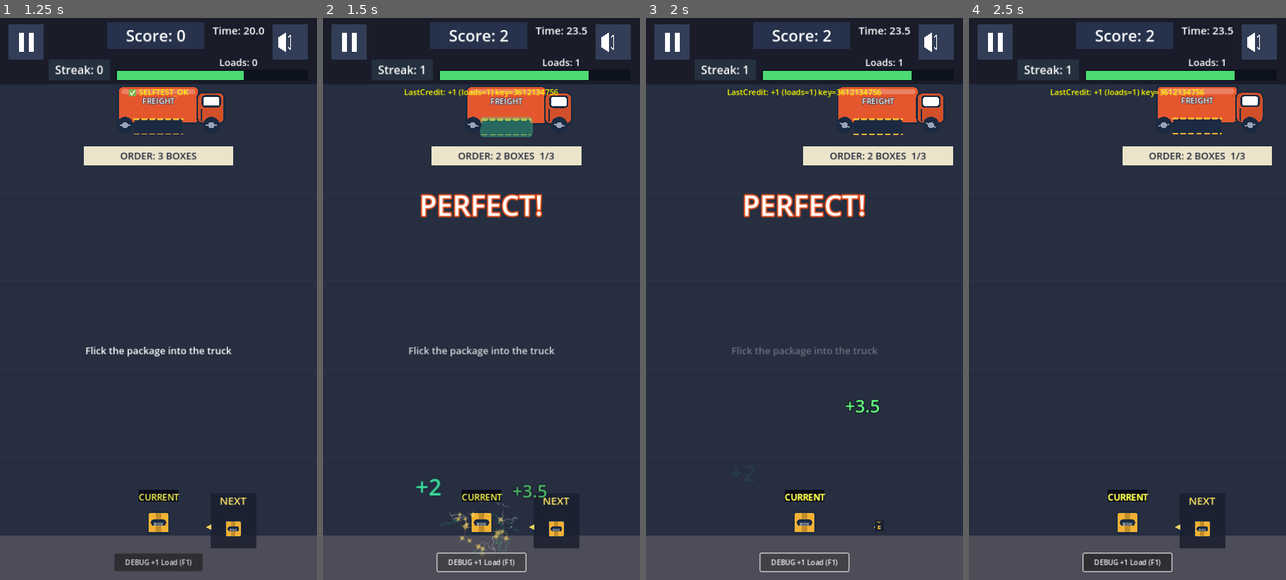
Above: before the commit, frames 1-4 (left to right).
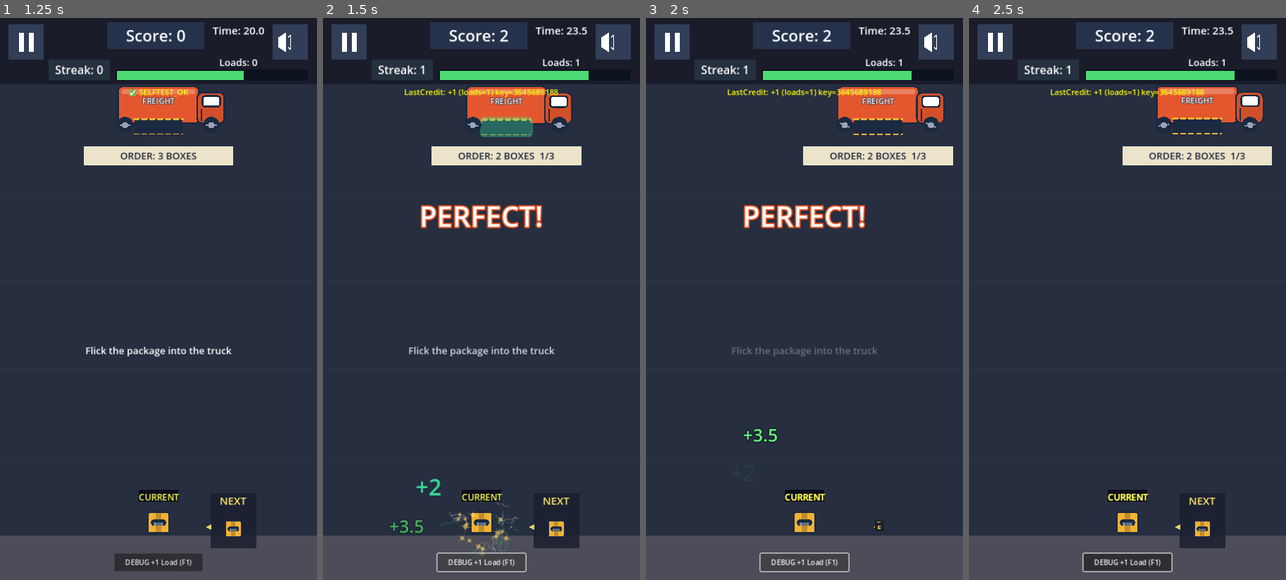
Above: after the commit, the same moments.

Repository: shaharFranses/flick-freight
Game: Godot game, scene res://scenes/main.tscn
The game is run twice, just before and just after one commit, with the same random seed, the same clock (stepped at 60 frames per second) and the same inputs.
Inputs (mouse positions are in pixels of both pictures, inside the frame that each line leads up to):
- Up to frame 1 (1.25 s): move the mouse to (228, 270) at 0.52 s; click (228, 270) at 0.67 s; tap Space (ui_select) at 0.77 s
- Up to frame 2 (1.5 s): click "DEBUG +1 Load (F1)" at 1.25 s
- Up to frame 3 (2 s): no input
- Up to frame 4 (2.5 s): drag from (1064, 327) to (1200, 130) at 2.02 s

Frame 1 is identical in both runs. In frame 2, 1.9% of the frame differs, in the area x 21-75%, y 12-92%; in frame 3, 2.0%, in the area x 30-75%, y 12-76%; in frame 4, less than 0.1%.

Commit message:
r4 QA follow-ups: DELIVERED below ticket (never in HUD), time pops off the cab + stacked/queued, ticket font floor 20 (~14 CSS px @500w), tap PAUSED overlay to resume, PERFECT flash limited to drop slot

Diff:
--- a/scripts/game_manager.gd
+++ b/scripts/game_manager.gd
@@ -987,9 +987,9 @@
 		return
 	var dm = 3.0 if qa_mode else 1.0
 	var f = ColorRect.new()
-	f.position = Vector2(-85, -55)
-	f.size = Vector2(170, 105)
-	f.color = Color(1, 1, 1, 0.85)
+	f.position = Vector2(-55, 24)  # drop slot only: keeps the flash off the FREIGHT decal
+	f.size = Vector2(110, 34)
+	f.color = Color(1, 1, 1, 0.55)
 	f.z_index = 20
 	bay.add_child(f)
 	var tw = f.create_tween()
@@ -1006,7 +1006,7 @@
 	l.add_theme_color_override("font_outline_color", Color(0.9, 0.3, 0.1))
 	l.add_theme_constant_override("outline_size", 12)
 	l.size = Vector2(360, 80)
-	l.position = Vector2(clamp(bay.global_position.x - 180, 0, 360), bay.global_position.y + 175)  # below the ticket
+	l.position = Vector2(clamp(bay.global_position.x - 180, 0, 360), bay.global_position.y + 200)  # below the ticket + DELIVERED
 	l.horizontal_alignment = HORIZONTAL_ALIGNMENT_CENTER
 	l.pivot_offset = Vector2(180, 40)
 	l.scale = Vector2(0.3, 0.3)
--- a/scripts/ui_manager.gd
+++ b/scripts/ui_manager.gd
@@ -272,9 +272,18 @@
 	paused_overlay.set_anchors_preset(Control.PRESET_FULL_RECT)
 	paused_overlay.color = Color(0, 0, 0, 0.6)  # Dim black overlay
 	paused_overlay.visible = false
-	paused_overlay.mouse_filter = Control.MOUSE_FILTER_IGNORE  # Don't block Resume button
+	# r4: tap/click anywhere on the PAUSED overlay resumes (as in r2d). The tap is consumed here
+	# and the tree is still paused during _input, so it cannot also start a flick.
+	paused_overlay.mouse_filter = Control.MOUSE_FILTER_STOP
+	paused_overlay.process_mode = Node.PROCESS_MODE_ALWAYS
+	paused_overlay.gui_input.connect(func(ev):
+		if ev is InputEventMouseButton and ev.button_index == MOUSE_BUTTON_LEFT and ev.pressed and game_manager.is_paused:
+			paused_overlay.accept_event()
+			print("FF pause: overlay tap -> resume")
+			_on_pause_pressed())
 	paused_overlay.z_index = -2  # Below HUD elements so buttons stay bright
 	$UI.add_child(paused_overlay)
+	$UI.move_child(paused_overlay, 0)  # first child: HUD buttons (Pause/Mute) stay above it for input
 
 	# Create PAUSED label
 	paused_label = Label.new()
@@ -668,19 +677,28 @@
 	l.add_theme_color_override("font_outline_color", Color(0.05, 0.07, 0.12))
 	l.add_theme_constant_override("outline_size", 8)
 	l.mouse_filter = Control.MOUSE_FILTER_IGNORE
-	l.position = from_pos + (Vector2(70, -100) if amount > 0 else Vector2(-40, -30))
+	# left of the bed (off the cab); consecutive pops stack downward and queue in time
+	_time_pops_live = max(_time_pops_live, 0)
+	var slot = _time_pops_live
+	_time_pops_live += 1
+	l.position = from_pos + (Vector2(-210, -20 + 46 * slot) if amount > 0 else Vector2(-40, -30))
+	l.position.x = max(l.position.x, 8.0)
 	$UI.add_child(l)
 	var target = timer_bar_bg.position + Vector2((timer_bar_bg.size.x - 6) * clamp(game_manager.time_remaining / game_manager.T.clock_cap, 0.0, 1.0) - 40, -6)
 	var dur = 0.6 * (3.0 if game_manager.qa_mode else 1.0)
 	var tw = l.create_tween()
 	if amount > 0:
 		l.modulate.a = 0.0
-		tw.tween_interval(0.15 * (3.0 if game_manager.qa_mode else 1.0))
+		tw.tween_interval((0.15 + 0.25 * slot) * (3.0 if game_manager.qa_mode else 1.0))
 		tw.tween_property(l, "modulate:a", 1.0, 0.05)
 		tw.tween_property(l, "position:y", l.position.y - 40, 0.15)
 	tw.tween_property(l, "position", target, dur).set_trans(Tween.TRANS_CUBIC).set_ease(Tween.EASE_IN)
 	tw.tween_property(l, "modulate:a", 0.0, 0.15)
-	tw.tween_callback(l.queue_free)
+	tw.tween_callback(func():
+		_time_pops_live -= 1
+		l.queue_free())
+
+var _time_pops_live := 0
 
 func _create_ticket_panel():
 	# Rides with the truck (child of TruckBay), just below the bed.
@@ -718,11 +736,18 @@
 		if left.has(k):
 			parts.append("%d %s" % [left[k], k.to_upper() + ("ES" if k == "box" and left[k] > 1 else ("S" if left[k] > 1 else ""))])
 	ticket_label.text = "ORDER: " + ", ".join(parts) + ("  %d/%d" % [done, t.size()] if done > 0 else "")
-	# fit: shrink font until the text fits the ticket (no truncation)
+	# fit: shrink font, floor 20 (= ~14 CSS px at 500x800); if still too long drop "ORDER:", then wrap
 	var fsz = 22
 	var font = ticket_label.get_theme_font("font")
-	while fsz > 13 and font.get_string_size(ticket_label.text, HORIZONTAL_ALIGNMENT_LEFT, -1, fsz).x > ticket_panel.size.x - 16:
+	var avail = ticket_panel.size.x - 16
+	while fsz > 20 and font.get_string_size(ticket_label.text, HORIZONTAL_ALIGNMENT_LEFT, -1, fsz).x > avail:
 		fsz -= 1
+	if font.get_string_size(ticket_label.text, HORIZONTAL_ALIGNMENT_LEFT, -1, fsz).x > avail:
+		ticket_label.text = ticket_label.text.trim_prefix("ORDER: ")
+	var wrap = font.get_string_size(ticket_label.text, HORIZONTAL_ALIGNMENT_LEFT, -1, fsz).x > avail
+	ticket_label.autowrap_mode = TextServer.AUTOWRAP_WORD_SMART if wrap else TextServer.AUTOWRAP_OFF
+	ticket_panel.size.y = 66 if wrap else 44
+	ticket_label.size = ticket_panel.size
 	ticket_label.add_theme_font_size_override("font_size", fsz)
 
 # ---------------- r5: juice / run-end / first-session ----------------
@@ -931,8 +956,8 @@
 	st.pivot_offset = Vector2(190, 24)
 	st.mouse_filter = Control.MOUSE_FILTER_IGNORE
 	var bayn = ticket_panel.get_parent()
-	# above the truck, on the UI layer so it sits over the HUD band; staggered after +N / +time
-	st.position = Vector2(clamp(bayn.global_position.x - 190, 0, 720 - 380), bayn.global_position.y - 110)
+	# just below the order ticket (never in the HUD band); staggered after +N / +time
+	st.position = Vector2(clamp(bayn.global_position.x - 190, 0, 720 - 380), bayn.global_position.y + ticket_panel.position.y + ticket_panel.size.y + 4)
 	st.rotation_degrees = -6
 	st.scale = Vector2(1.8, 1.8)
 	st.modulate.a = 0.0
@@ -944,7 +969,7 @@
 	tw.set_parallel(true)
 	tw.tween_property(st, "scale", Vector2(1, 1), 0.12).set_trans(Tween.TRANS_QUAD).set_ease(Tween.EASE_IN)
 	tw.tween_property(st, "modulate:a", 1.0, 0.08)
-	tw.chain().tween_property(st, "position:y", st.position.y - 50, 0.6 * dm)
+	tw.chain().tween_property(st, "position:y", st.position.y + 30, 0.6 * dm)
 	tw.tween_property(st, "modulate:a", 0.0, 0.6 * dm).set_delay(0.25 * dm)
 	tw.chain().tween_callback(st.queue_free)
 	var tp = ticket_panel.create_tween()
